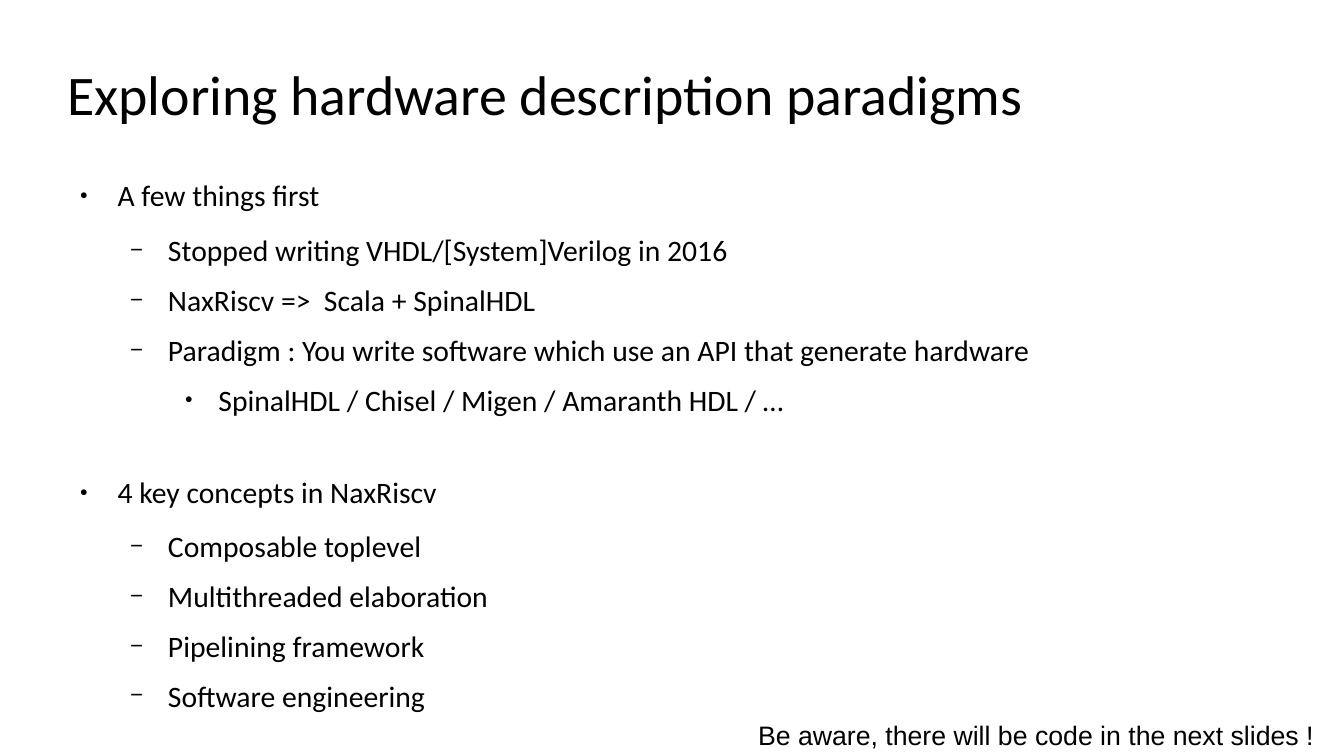
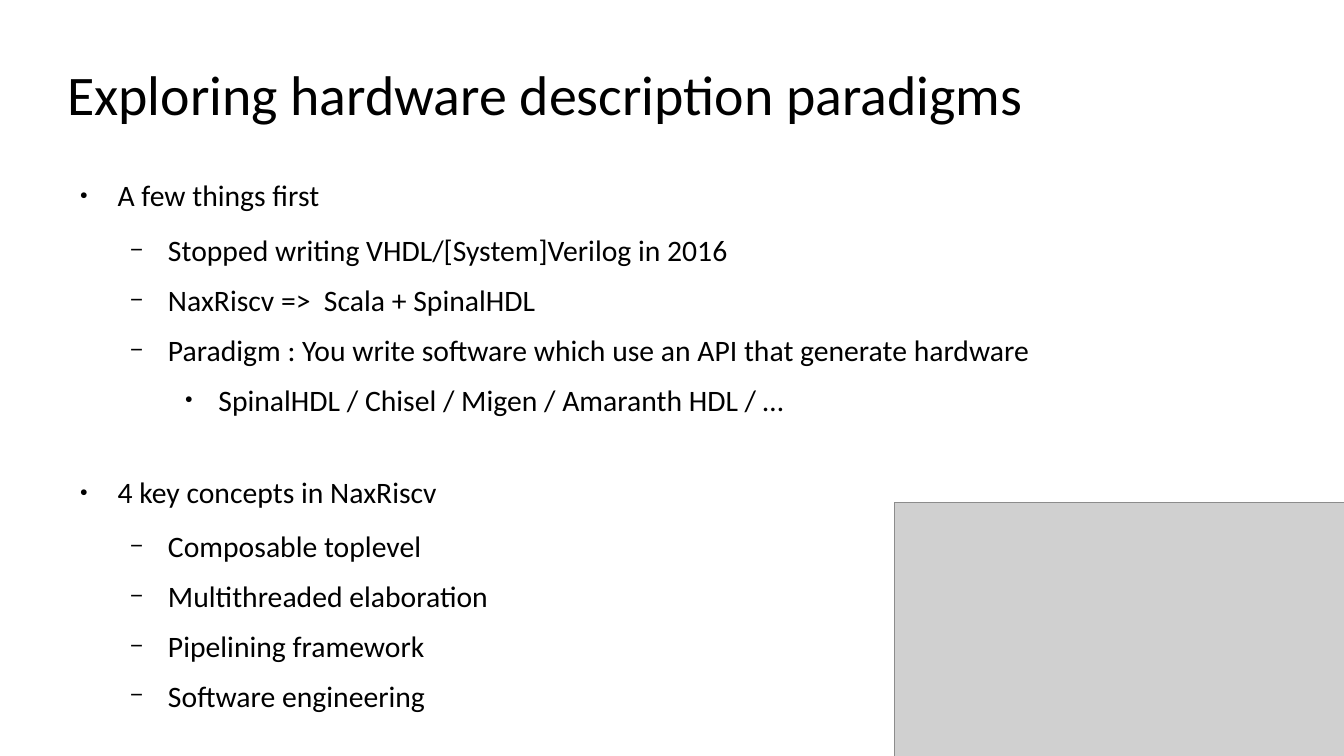
Before and after one commit to SpinalHDL/SpinalDoc, a slide deck: slide 10 of presentation/en/nax_040522/slices_nax_040522.odp. Drawn at 1344x756 pixels with LibreOffice and Linux fonts; fonts in the diff are those of the drawing; grey boxes stand for pictures. Boxes give left, top, right and bottom in pixels: in the first picture for what was removed or moved away, otherwise in the second. Text is boxed around its words. In the diff, an @@ line names an element or a change of style, - is before the commit and + after.

```diff
--- a/presentation/en/nax_040522/slices_nax_040522.odp
+++ b/presentation/en/nax_040522/slices_nax_040522.odp
@@ picture added at bbox=[895, 502, 1344, 756] @@
@@ text removed at bbox=[758, 725, 1299, 749] @@
-Be aware, there will be code in the next slides !
```
Also in this commit, not shown: 11 other slides changed, 9 slides added.
